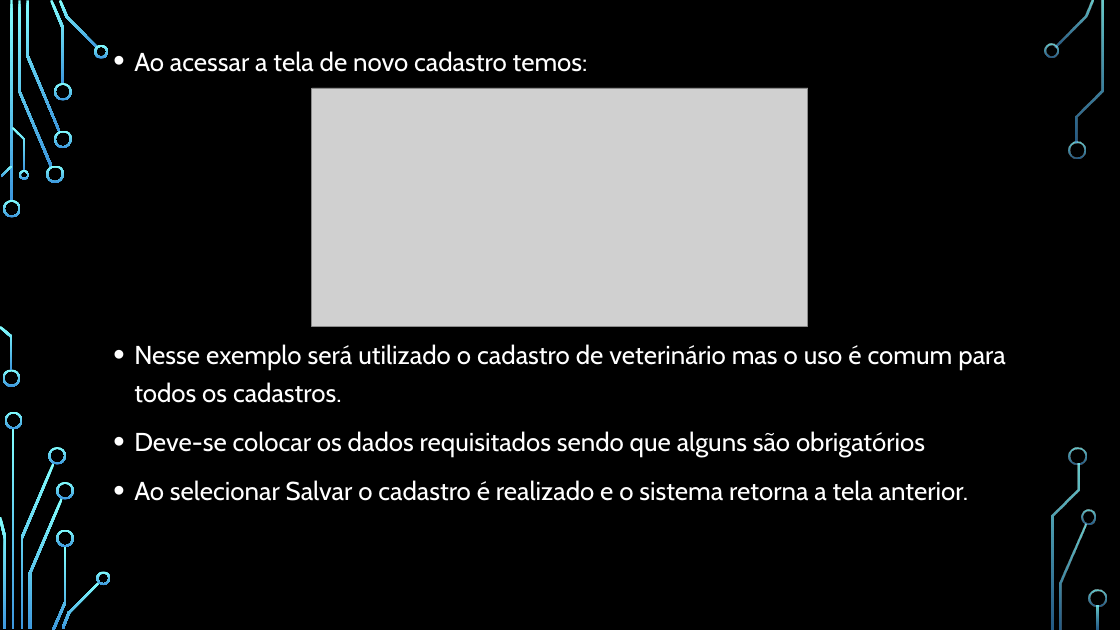
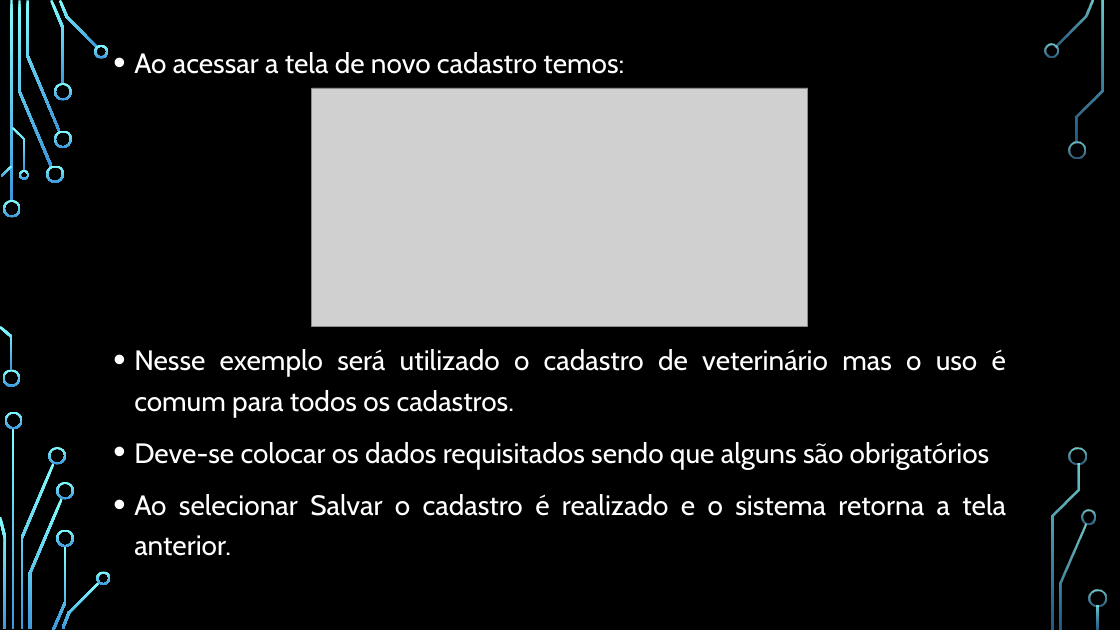
Before and after one commit to chav1985/GerenciamentoBovinos, a slide deck: slide 13 of GerenciamentoBovinos/Documentação/Apresentação/SISTEMA DE GERENCIAMENTO DE BOVINOS.pptx. Drawn at 1120x630 pixels with LibreOffice and Linux fonts; fonts in the diff are those of the drawing; grey boxes stand for pictures; background and template pictures are left out. Boxes give left, top, right and bottom in pixels: in the first picture for what was removed or moved away, otherwise in the second. Text is boxed around its words. In the diff, an @@ line names an element or a change of style, - is before the commit and + after.

```diff
--- a/GerenciamentoBovinos/Documentação/Apresentação/SISTEMA DE GERENCIAMENTO DE BOVINOS.pptx
+++ b/GerenciamentoBovinos/Documentação/Apresentação/SISTEMA DE GERENCIAMENTO DE BOVINOS.pptx
@@ text "Ao acessar a tela de ..." at box(134, 52, 1006, 556): size 22.2 to 24.1 pt @@
```
Also in this commit, not shown: 7 other slides changed.
